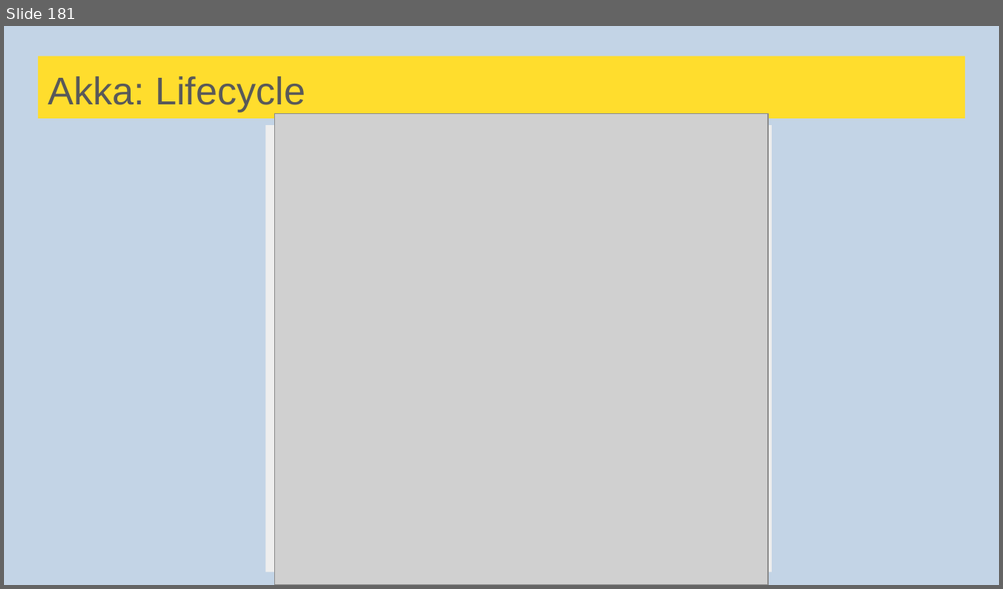
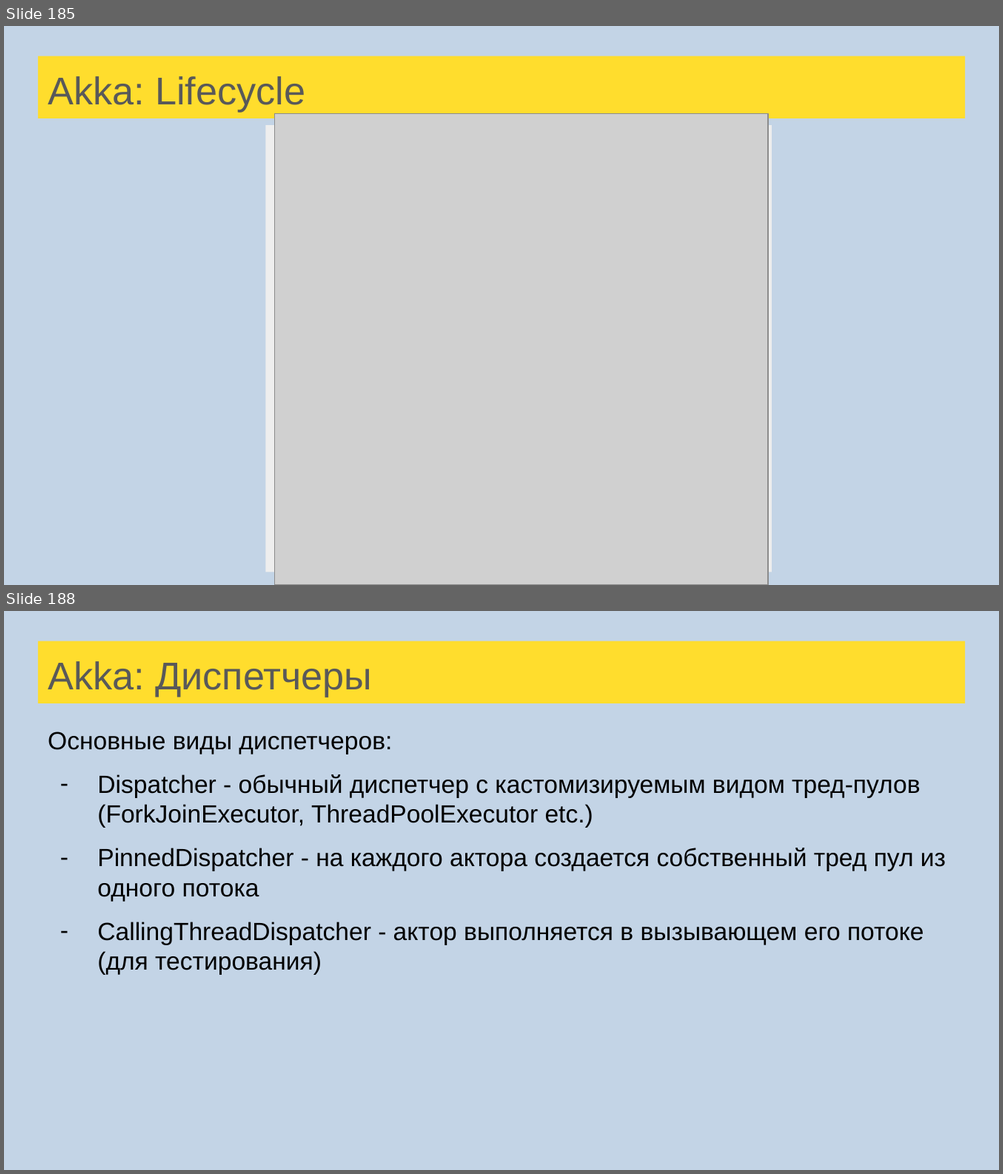
Before and after one commit to sergeypopov83/Scala-complete-course, a slide deck: src/main/resources/lectures/Лекции Scala для ФинТехКафедры.pptx. Shown one above the other, each under a label of ours: slide 181 before the commit, slides 185 and 188 after it; the slides between them are not shown. The pictures are 1003x589 and 1003x1174 pixels, drawn with LibreOffice and Linux fonts; fonts in the diff are those of the drawing; grey boxes stand for pictures. Boxes give left, top, right and bottom in pixels: in the first picture for what was removed or moved away, otherwise in the second. Text is boxed around its words. In the diff, an @@ line names an element or a change of style, - is before the commit and + after.

```diff
--- a/src/main/resources/lectures/Лекции Scala для ФинТехКафедры.pptx
+++ b/src/main/resources/lectures/Лекции Scala для ФинТехКафедры.pptx
@@ slide 188 added at <box>4,611,999,1170</box>, background #C3D4E6 @@
@@ title added at <box>38,641,965,703</box>, fill #FFDD2D, 28 pt, text #595959 @@
+Akka: Диспетчеры
@@ text added at <box>48,732,945,974</box>, 18 pt, text #000000 @@
+Основные виды диспетчеров:
+– Dispatcher - обычный диспетчер с кастомизируемым видом тред-пулов (ForkJoinExecutor, ThreadPoolExecutor etc.)
+– PinnedDispatcher - на каждого актора создается собственный тред пул из одного потока
+– CallingThreadDispatcher - актор выполняется в вызывающем его потоке (для тестирования)
@@ what was slide 181 is now slide 185 @@
```
Also in this commit, not shown: 146 slides changed, 62 other slides added, 2 slides removed, 1 other file.
